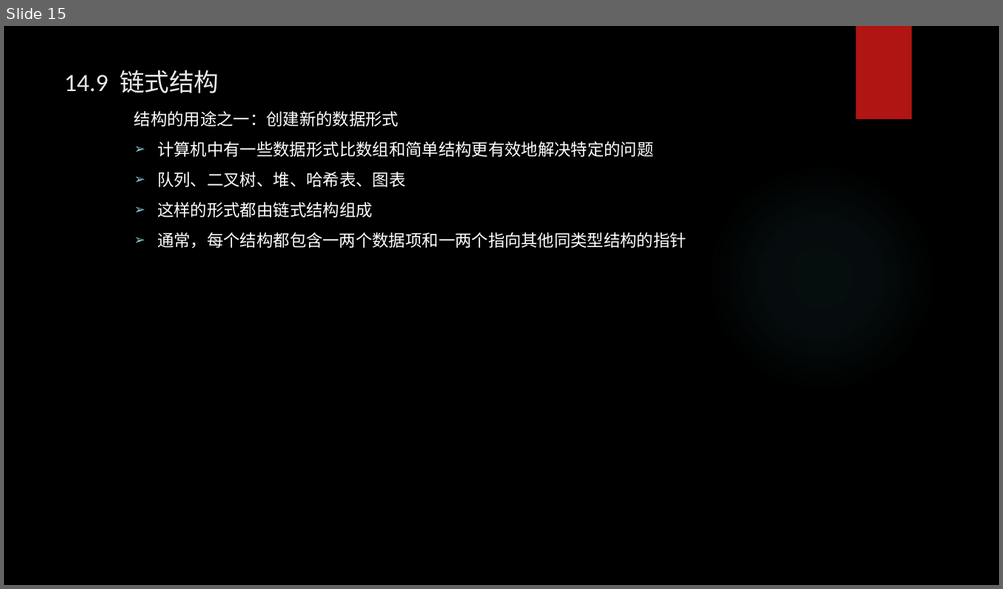
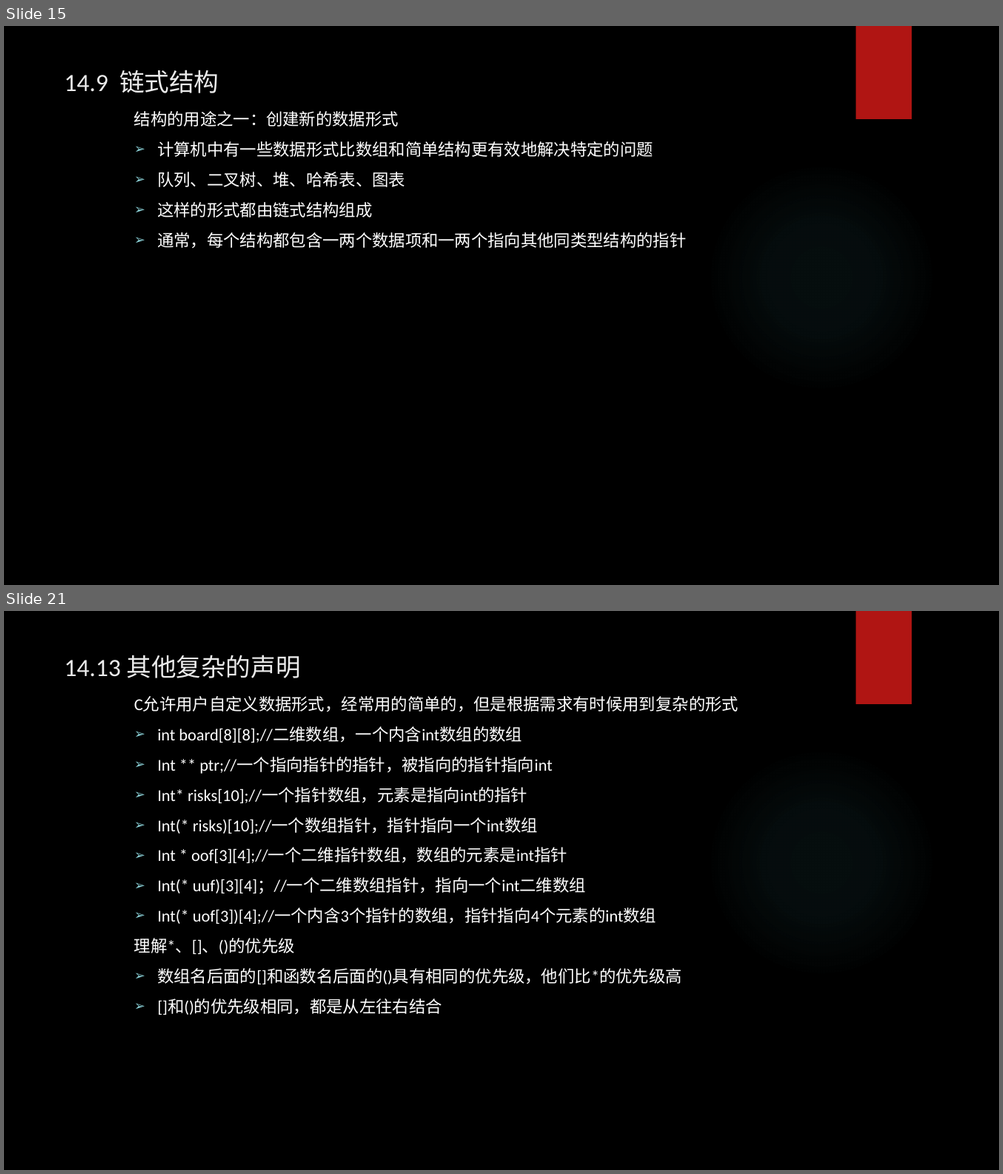
Before and after one commit to tsyin/c_ppt-code, a slide deck: PPT/14 结构和其他数据形式.pptx. Shown one above the other, each under a label of ours: slide 15 before the commit, slides 15 and 21 after it; the slides between them are not shown. The pictures are 1003x589 and 1003x1174 pixels, drawn with LibreOffice and Linux fonts; fonts in the diff are those of the drawing; background and template pictures are left out. Boxes give left, top, right and bottom in pixels: in the first picture for what was removed or moved away, otherwise in the second. Text is boxed around its words. In the diff, an @@ line names an element or a change of style, - is before the commit and + after.

```diff
--- a/PPT/14 结构和其他数据形式.pptx
+++ b/PPT/14 结构和其他数据形式.pptx
@@ slide 21 added at (4, 611, 999, 1170), background picture (left out); not listed: 2 template elements that a slide beside it also shows @@
@@ title added at (64, 655, 301, 678), 24 pt, text #EBEBEB @@
+14.13 其他复杂的声明
@@ text added at (134, 696, 738, 1015), 16 pt, text #FFFFFF @@
+  C允许用户自定义数据形式，经常用的简单的，但是根据需求有时候用到复杂的形式
+  ➢ int board[8][8];//二维数组，一个内含int数组的数组
+  ➢ Int ** ptr;//一个指向指针的指针，被指向的指针指向int
+  ➢ Int* risks[10];//一个指针数组，元素是指向int的指针
+  ➢ Int(* risks)[10];//一个数组指针，指针指向一个int数组
+  ➢ Int * oof[3][4];//一个二维指针数组，数组的元素是int指针
+  ➢ Int(* uuf)[3][4]；//一个二维数组指针，指向一个int二维数组
+  ➢ Int(* uof[3])[4];//一个内含3个指针的数组，指针指向4个元素的int数组
+  理解*、[]、()的优先级
+  ➢ 数组名后面的[]和函数名后面的()具有相同的优先级，他们比*的优先级高
+  ➢ []和()的优先级相同，都是从左往右结合
```
Also in this commit, not shown: 1 slide changed, 4 other slides added.
